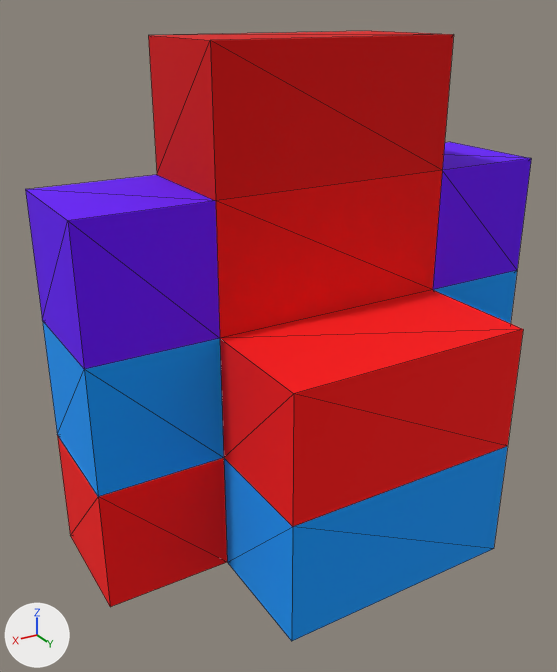
The OBJ model Models/Mutant Radar.obj: old version first, new version second.
The view is the same before and after, from a 50 mm camera at (3.26, 5.59, 2.2) aimed at (0.41, 0.84, -0.17). The lights are fixed; the arrows at lower left show +X, +Y and +Z. Mesh edges are drawn as thin lines. Where no turn or scale is listed for an object, it has been applied to the vertices. Vertices at the same position are counted once.

Objects in the first picture: 'Untitled'.
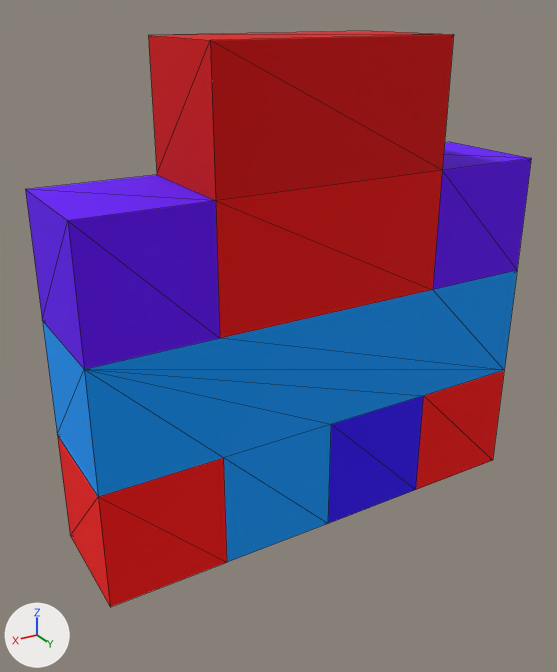
Diff of the bpy script that builds the scene:
```diff
--- a/Models/Mutant Radar.obj.py
+++ b/Models/Mutant Radar.obj.py
@@ me_untitled @@
 # used by ob_untitled; location = (0.0, 0.0, 0.0)
-me_untitled.from_pydata(...)  # 45 vertices, 86 faces; spans x -2.0..2.0, y 0.0..2.0, z -2.0..2.0
+me_untitled.from_pydata(...)  # 40 vertices, 76 faces; spans x -2.0..2.0, y 0.0..1.0, z -2.0..2.0
+# me_untitled part 1
+# 6 vertices are removed from x -1.0..1.0, y 2.0, z -2.0..0.0
+# 19 faces are deleted
+# 1 vertex is added at (0.0, 1.0, -1.0)
+# 9 new faces join them
 me_untitled.materials.append(mat_palette)
```

Boxes (x1, y1, x2, y2) around the edits, measured in the pictures (557 x 672 px):
'Untitled', reshaped: before (25, 31, 531, 641); after (25, 31, 531, 607)
part 1 of me_untitled, cut back: before (84, 290, 523, 641); after (84, 290, 504, 562)
